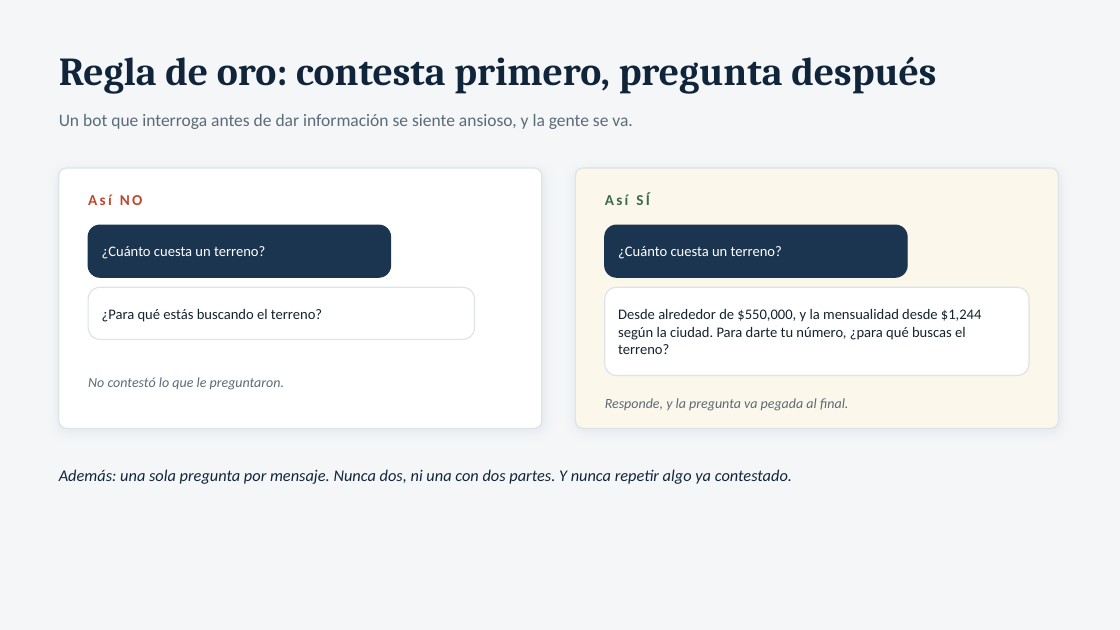
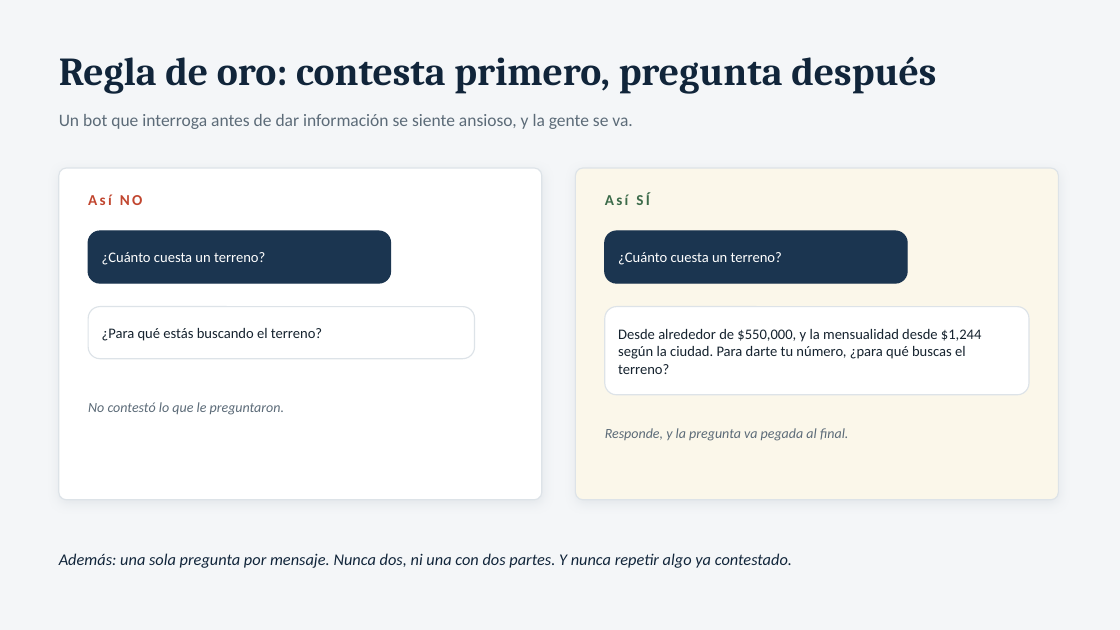
Before and after one commit to jjalwaysinnovating-star/Maderas, a slide deck: slide 7 of presentacion/sistema-ciudad-maderas.pptx. Drawn at 1120x630 pixels with LibreOffice and Linux fonts; fonts in the diff are those of the drawing. Boxes give left, top, right and bottom in pixels: in the first picture for what was removed or moved away, otherwise in the second. Text is boxed around its words. In the diff, an @@ line names an element or a change of style, - is before the commit and + after.

```diff
--- a/presentacion/sistema-ciudad-maderas.pptx
+++ b/presentacion/sistema-ciudad-maderas.pptx
@@ rounded rectangle: place and size @@
-rounded rectangle at (59,168,542,429)
+rounded rectangle at (59,168,542,500)
@@ rounded rectangle at (59,168,542,500): proportions changed @@
@@ rounded rectangle at (576,168,1059,500): proportions changed @@
@@ rounded rectangle: place and size @@
-rounded rectangle at (576,168,1059,429)
+rounded rectangle at (576,168,1059,500)
@@ 2 texts, 2 rounded rectangles: place and size @@
-2 texts, 2 rounded rectangles at (88,225,907,277)
+2 texts, 2 rounded rectangles at (88,231,907,283)
@@ 2 texts, 2 rounded rectangles: place and size @@
-2 texts, 2 rounded rectangles at (88,287,1029,376)
+2 texts, 2 rounded rectangles at (88,307,1029,395)
@@ text "No contestó lo que le ...": place and size @@
-text "No contestó lo que le ..." at (88,377,284,390)
+text "No contestó lo que le ..." at (88,402,284,415)
@@ text "Responde, y la pregunta va ...": place and size @@
-text "Responde, y la pregunta va ..." at (605,398,849,411)
+text "Responde, y la pregunta va ..." at (605,428,849,441)
@@ text "Además: una sola pregunta por ...": place and size @@
-text "Además: una sola pregunta por ..." at (59,469,792,484)
+text "Además: una sola pregunta por ..." at (59,553,792,568)
```
Also in this commit, not shown: 14 other slides changed, 3 other files.
